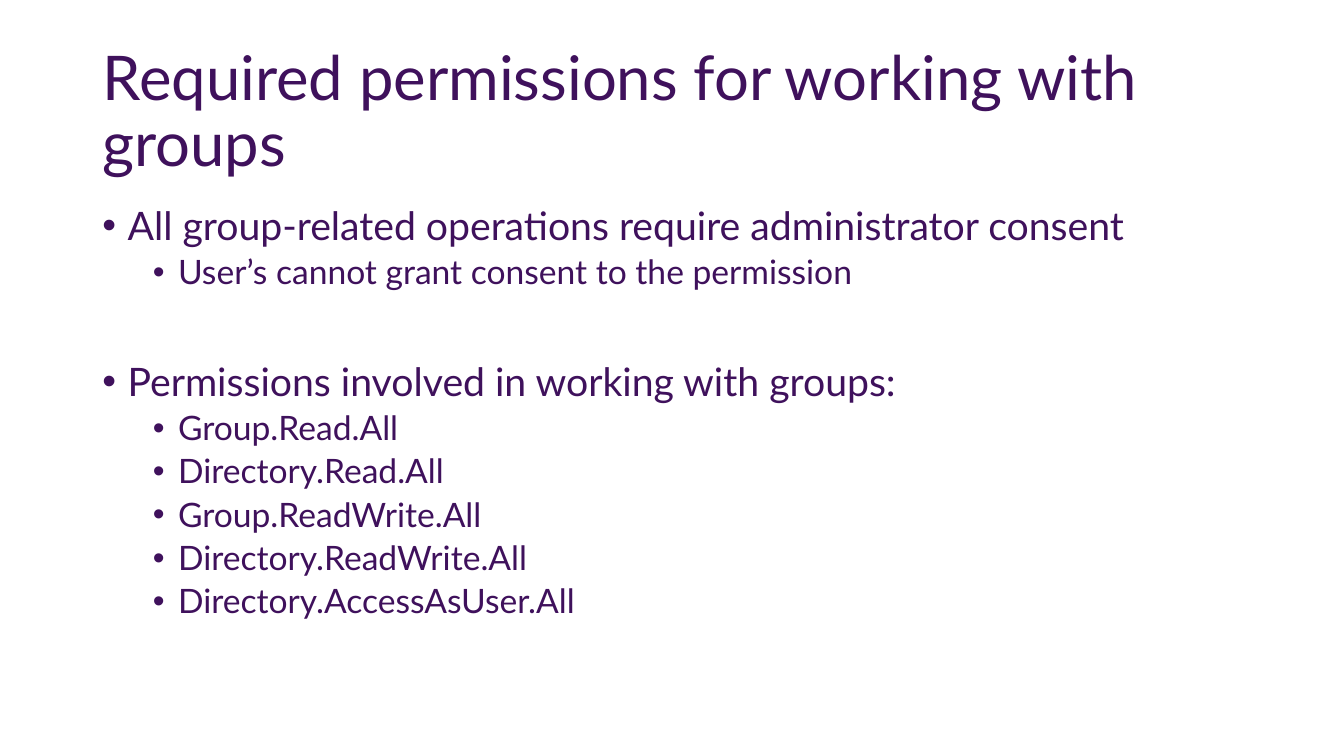
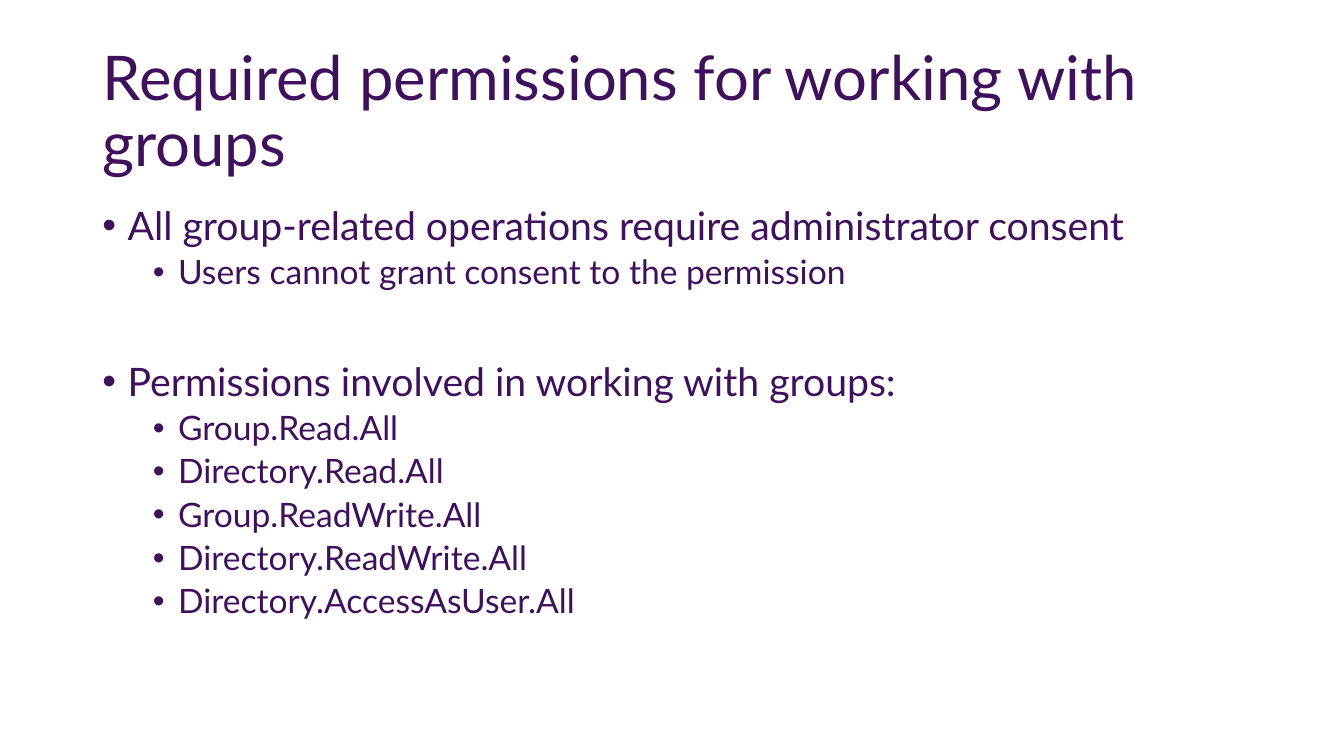
Before and after one commit to microsoftgraph/msgraph-access-group-data, a slide deck: slide 11 of slides.pptx. Drawn at 1344x756 pixels with LibreOffice and Linux fonts; fonts in the diff are those of the drawing; background and template pictures are left out. Boxes give left, top, right and bottom in pixels: in the first picture for what was removed or moved away, otherwise in the second. Text is boxed around its words. In the diff, an @@ line names an element or a change of style, - is before the commit and + after.

```diff
--- a/slides.pptx
+++ b/slides.pptx
@@ text at <box>178,259,845,290</box>: text changed @@
-  • User’s cannot grant consent to the permission
+  • Users cannot grant consent to the permission
```
Also in this commit, not shown: 10 other files.
